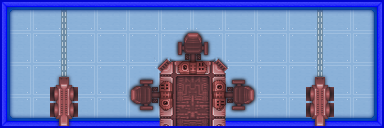
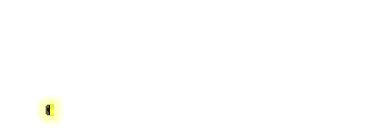
Layer changes from the first 384x128 image to the second:
showed group "Batteries" (8 layers) over (x1=35, y1=78, x2=349, y2=126)
hid group "Blueprint" (11 layers) over (x1=0, y1=0, x2=384, y2=128)
